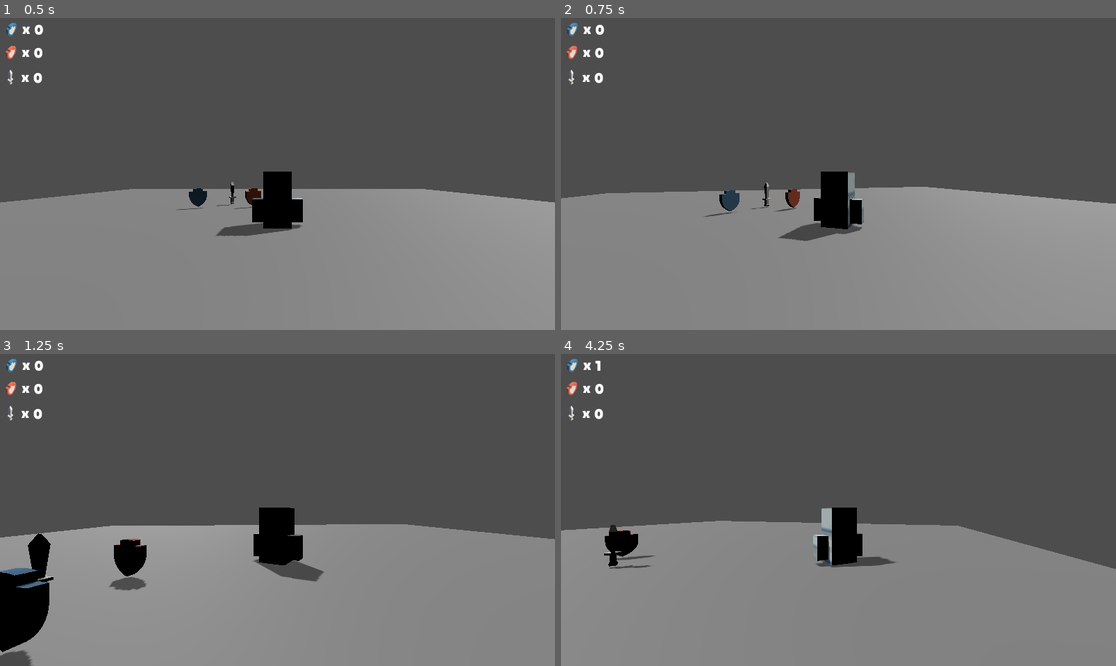
Above: before the commit, frames 1-4 (two rows, left to right).
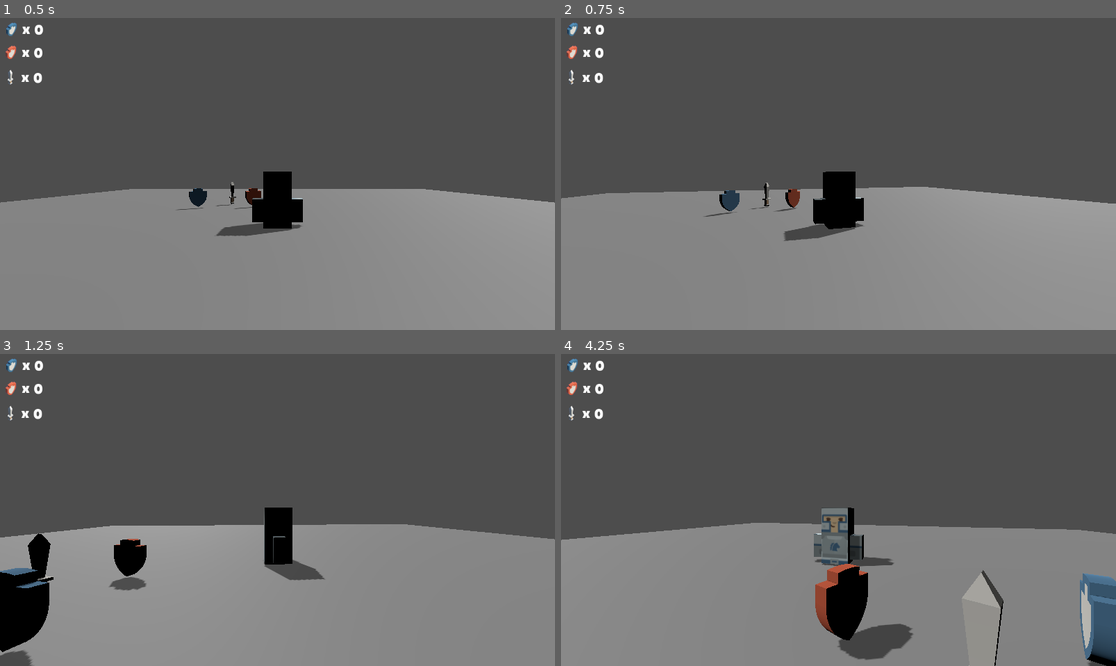
Above: after the commit, the same moments.

Repository: JaeMark/SwordswornCustodian
Game: Godot game, scene res://Maps/Castle.tscn
Same seed, same stepped clock (60 frames per second), same inputs: the game is played once before the commit and once after it.
Inputs:
- Up to frame 1 (0.5 s): no input
- Up to frame 2 (0.75 s): hold D (right) from 0.53 s (still down)
- Up to frame 3 (1.25 s): keep holding D (right); tap Space (jump) at 0.77 s
- Up to frame 4 (4.25 s): release D (right) at 1.28 s; hold S (back) 1.28-2.03 s; tap Space (jump) at 1.52, 3.02, 3.77 s; hold D (right) 2.03-2.78 s; hold W (forward) 2.78-3.53 s; hold A (left) from 3.53 s (still down)

Frame 1 is identical in both runs. In frame 2, 0.4% of the frame differs, in the area x 39-55%, y 49-72%; in frame 3, 0.6%; in frame 4, 9.4%, in the area x 0-100%, y 2-100%.

Commit message:
Fixed error where player script is signaling to a non existent method

Diff:
--- a/Player/Player.tscn
+++ b/Player/Player.tscn
@@ -6,6 +6,30 @@
 [sub_resource type="CapsuleShape3D" id="CapsuleShape3D_6fyx4"]
 radius = 2.0
 height = 6.5
+
+[sub_resource type="AnimationNodeAnimation" id="AnimationNodeAnimation_sc381"]
+animation = &"Walk"
+
+[sub_resource type="AnimationNodeStateMachine" id="AnimationNodeStateMachine_3fe6j"]
+states/End/position = Vector2(581, 162)
+states/Start/position = Vector2(340, 162)
+states/Walk/node = SubResource("AnimationNodeAnimation_sc381")
+states/Walk/position = Vector2(472, 162)
+
+[sub_resource type="Animation" id="Animation_yccrp"]
+resource_name = "Walk"
+tracks/0/type = "rotation_3d"
+tracks/0/imported = false
+tracks/0/enabled = false
+tracks/0/path = NodePath("KnightBlue")
+tracks/0/interp = 1
+tracks/0/loop_wrap = true
+tracks/0/keys = PackedFloat32Array(0, 1, 0, 0, 0, 1, 0.25, 1, 0, 0, 0.0348995, 0.999391, 0.5, 1, 0, 0, 0, 1, 0.75, 1, 0, 0, -0.0348995, 0.999391, 1, 1, 0, 0, 0, 1)
+
+[sub_resource type="AnimationLibrary" id="AnimationLibrary_0lnor"]
+_data = {
+"Walk": SubResource("Animation_yccrp")
+}
 
 [node name="Player" type="CharacterBody3D" groups=["Player"]]
 script = ExtResource("1_dpykx")
@@ -23,4 +47,11 @@
 
 [node name="Camera3D" type="Camera3D" parent="SpringArm3D"]
 
-[connection signal="collectable_collected" from="." to="." method="_on_collectable_collected"]
+[node name="AnimationTree" type="AnimationTree" parent="."]
+tree_root = SubResource("AnimationNodeStateMachine_3fe6j")
+anim_player = NodePath("../AnimationPlayer")
+
+[node name="AnimationPlayer" type="AnimationPlayer" parent="."]
+libraries = {
+"": SubResource("AnimationLibrary_0lnor")
+}
Not shown: 1 places in Player/Player.tscn that only renumber resources
